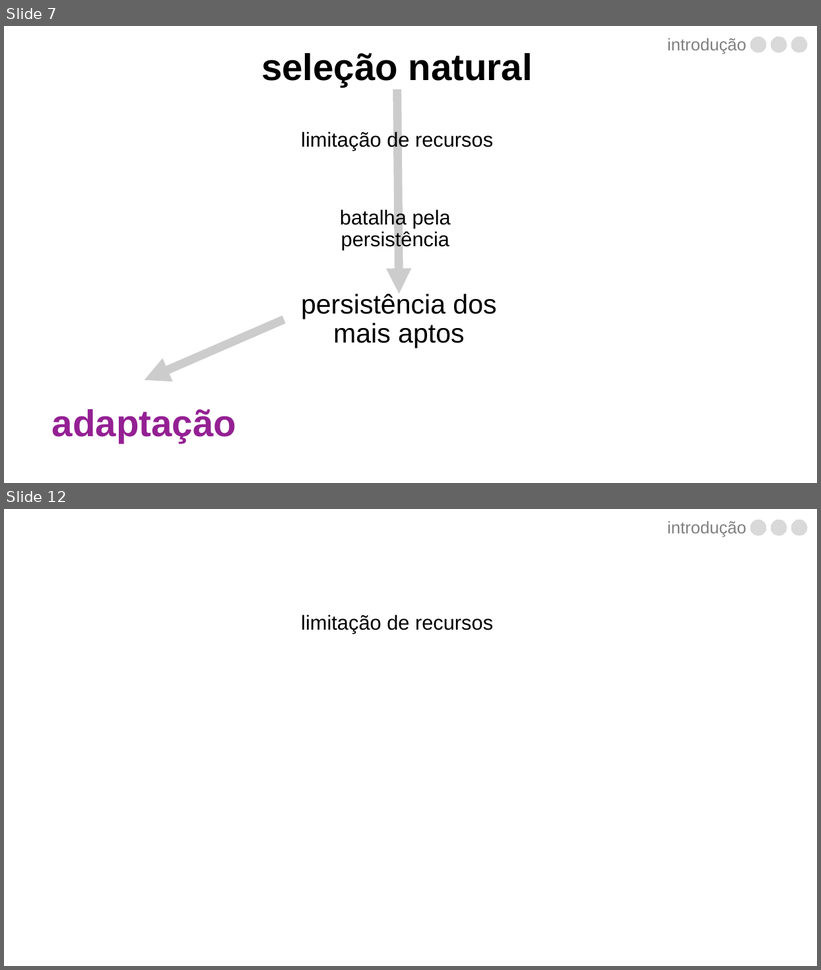
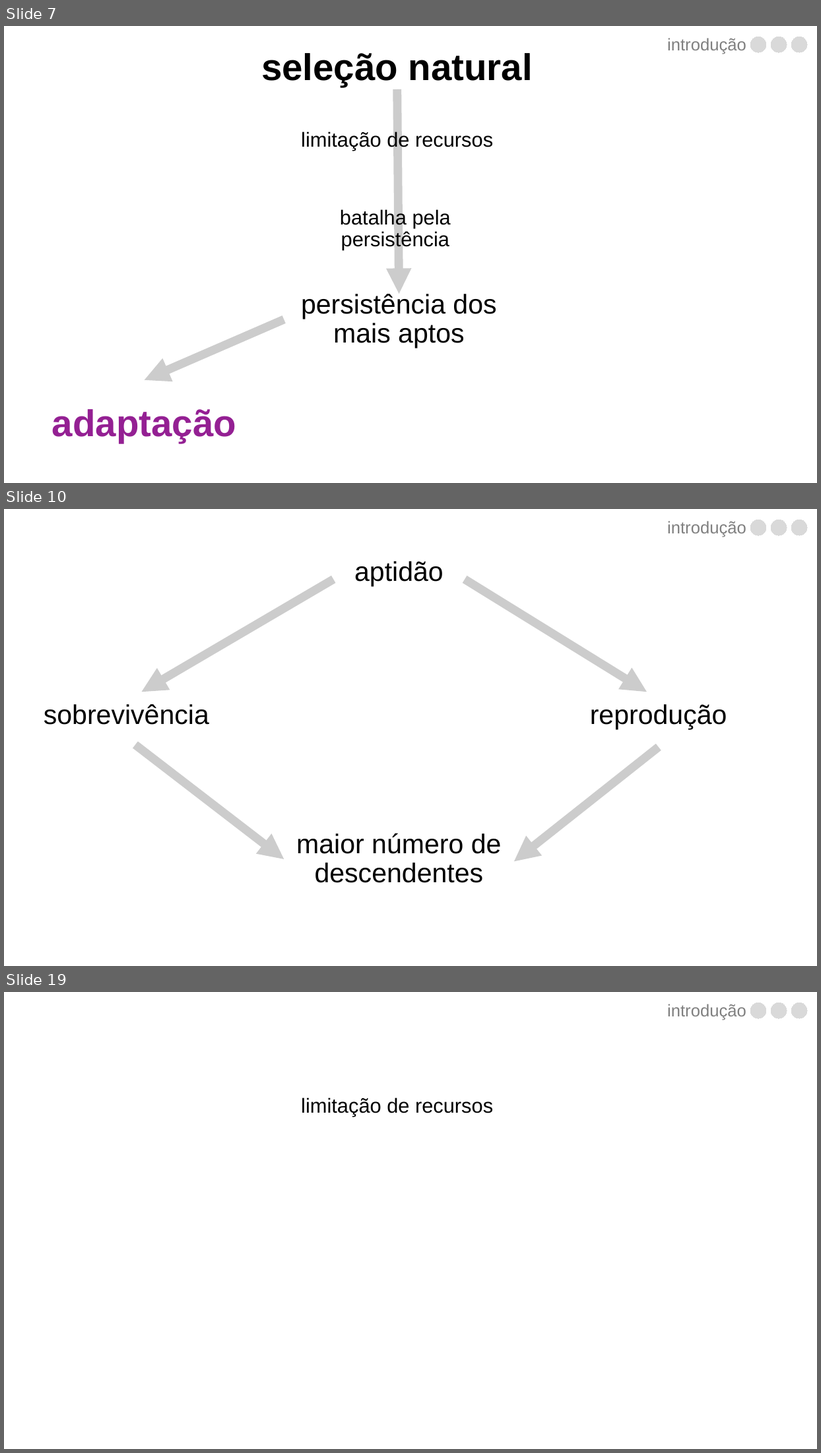
Before and after one commit to luisanovara/dissertacao, a slide deck: DEFESA.pptx. Shown one above the other, each under a label of ours: slides 7 and 12 before the commit, slides 7, 10 and 19 after it; the slides between them are not shown. The pictures are 821x970 and 821x1453 pixels, drawn with LibreOffice and Linux fonts; fonts in the diff are those of the drawing. Boxes give left, top, right and bottom in pixels: in the first picture for what was removed or moved away, otherwise in the second. Text is boxed around its words. In the diff, an @@ line names an element or a change of style, - is before the commit and + after.

```diff
--- a/DEFESA.pptx
+++ b/DEFESA.pptx
@@ slide 10 added at (4, 509, 817, 966), background #FFFFFF @@
@@ text added at (667, 521, 746, 537), 20 pt, text #808080 @@
+introdução
@@ freeform shape added at (750, 520, 766, 536), fill #D9D9D9, outline #D9D9D9 0 pt @@
@@ freeform shape added at (772, 520, 787, 536), fill #D9D9D9, outline #D9D9D9 0 pt @@
@@ freeform shape added at (791, 520, 807, 536), fill #D9D9D9, outline #D9D9D9 0 pt @@
@@ text added at (354, 561, 444, 586), 32 pt, text #000000 @@
+aptidão
@@ arrow added from (333, 579) to (142, 692), #000000 10 pt @@
@@ arrow added from (465, 579) to (647, 692), #000000 10 pt @@
@@ text added at (44, 704, 209, 725), 32 pt, text #000000 @@
+sobrevivência
@@ text added at (590, 704, 727, 729), 32 pt, text #000000 @@
+reprodução
@@ arrow added from (135, 745) to (284, 859), #000000 10 pt @@
@@ arrow added from (659, 747) to (515, 861), #000000 10 pt @@
@@ text added at (296, 833, 502, 883), 32 pt, text #000000 @@
+maior número de descendentes
@@ what was slide 12 is now slide 19 @@
```
Also in this commit, not shown: 4 slides changed, 6 other slides added.
